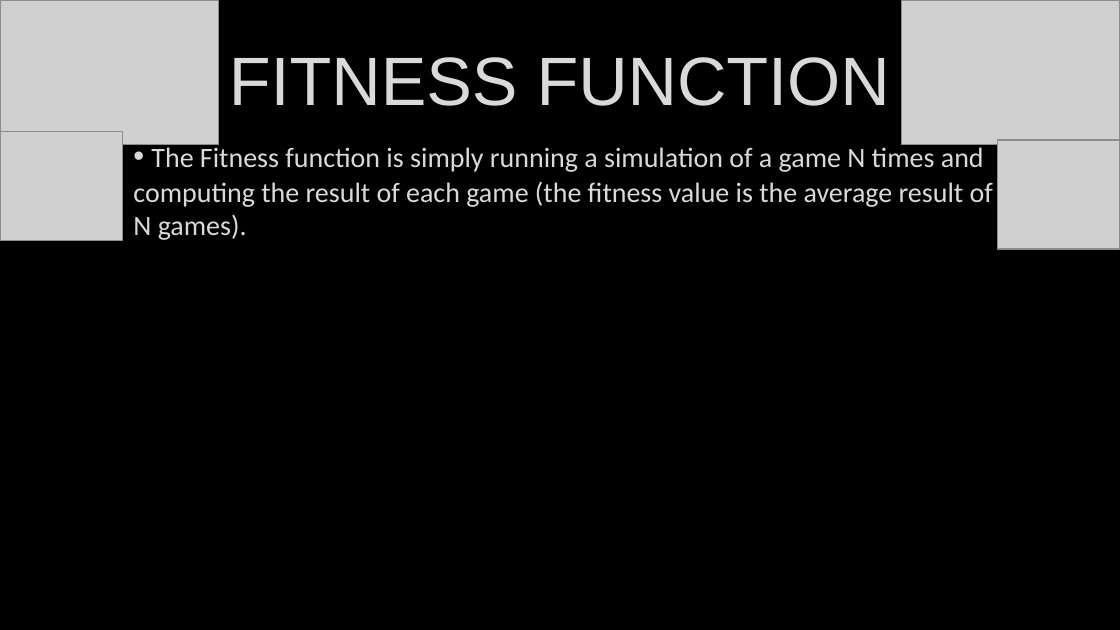
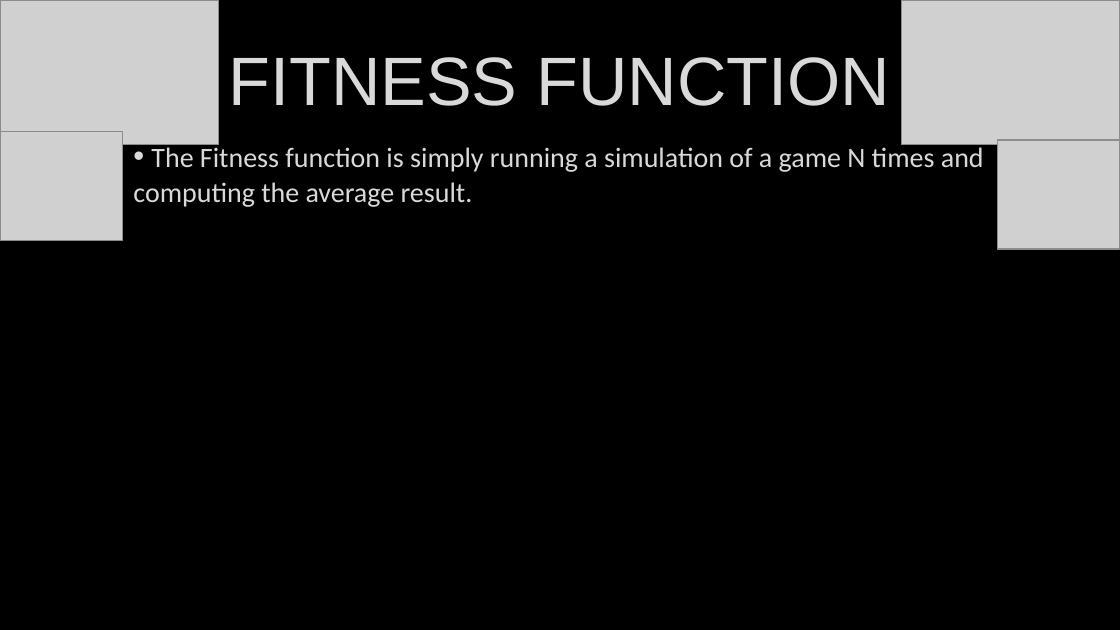
Before and after one commit to Untzi/ec_hanabi, a slide deck: slide 10 of hanabi (1).pptx. Drawn at 1120x630 pixels with LibreOffice and Linux fonts; fonts in the diff are those of the drawing; grey boxes stand for pictures. Boxes give left, top, right and bottom in pixels: in the first picture for what was removed or moved away, otherwise in the second. Text is boxed around its words. In the diff, an @@ line names an element or a change of style, - is before the commit and + after.

```diff
--- a/hanabi (1).pptx
+++ b/hanabi (1).pptx
@@ text at [133,144,984,207]: text changed @@
-• The Fitness function is simply running a simulation of a game N times and computing the result of each game (the fitness value is the average result of N games).
+• The Fitness function is simply running a simulation of a game N times and computing the average result.
```
Also in this commit, not shown: 8 other slides changed, 4 slides added.
